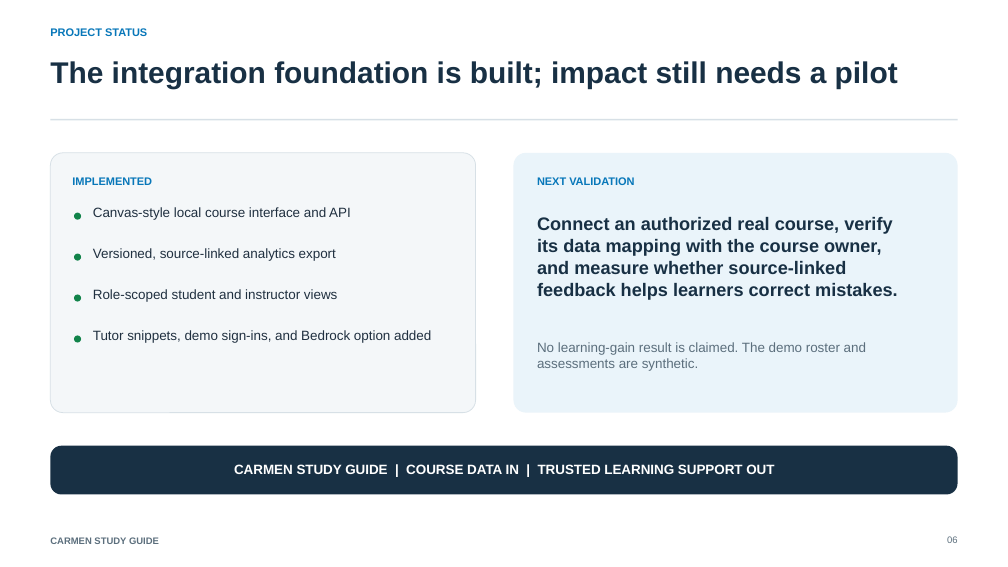
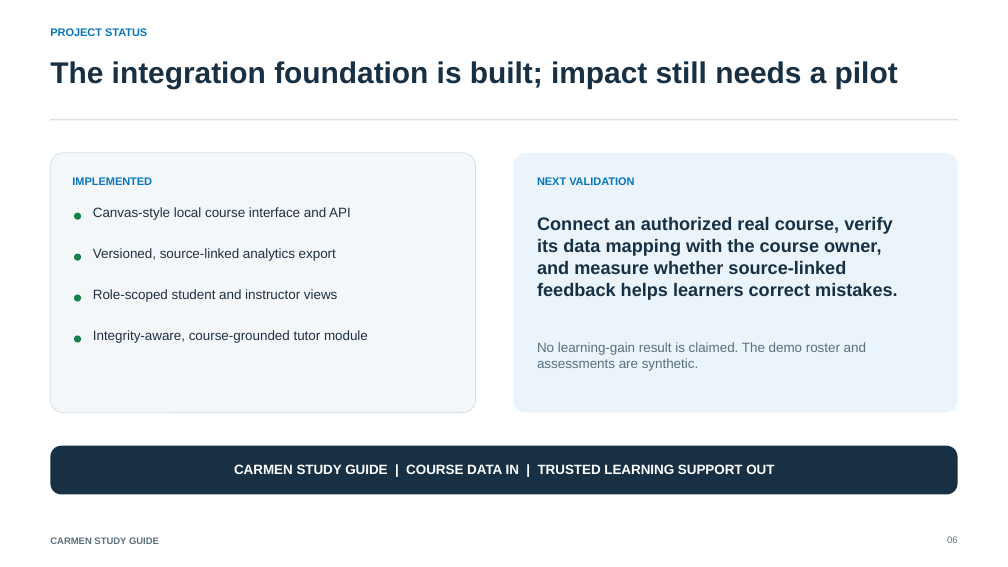
Before and after one commit to Derekrissler/HackOhio2026, a slide deck: slide 6 of powerpoints.pptx. Drawn at 1008x567 pixels with LibreOffice and Linux fonts; fonts in the diff are those of the drawing. Boxes give left, top, right and bottom in pixels: in the first picture for what was removed or moved away, otherwise in the second. Text is boxed around its words. In the diff, an @@ line names an element or a change of style, - is before the commit and + after.

Commit message:
Revert PowerPoint tutor-update deck change
Keep the tutor updates in 00a2f13 and restore the project-focused deck.

```diff
--- a/powerpoints.pptx
+++ b/powerpoints.pptx
@@ text at (x1=93, y1=330, x2=368, y2=343): text changed @@
-Tutor snippets, demo sign-ins, and Bedrock option added
+Integrity-aware, course-grounded tutor module
```
Also in this commit, not shown: 2 other slides changed.
